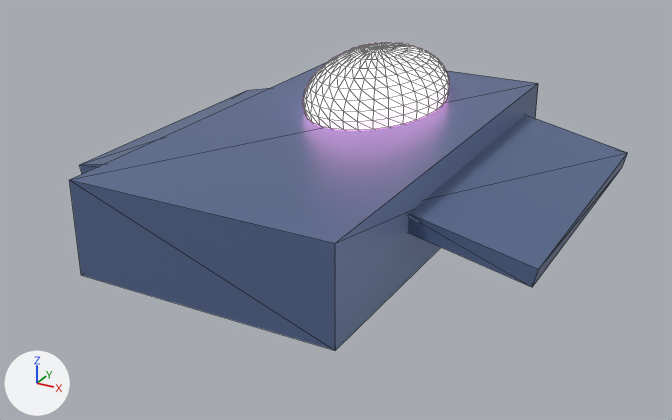
An edit to the glTF model public/game/models/warden_t1.glb, drawn before and after from the same camera.
One viewpoint serves both versions: a 50 mm lens placed at (1.91, -3.49, 1.53), pointed at (0.05, -0.11, -0.16). The axes (+X, +Y, +Z) are drawn at lower left. The lights are the same throughout. Mesh edges are drawn as thin lines. Where no turn or scale is listed for an object, it has been applied to the vertices.
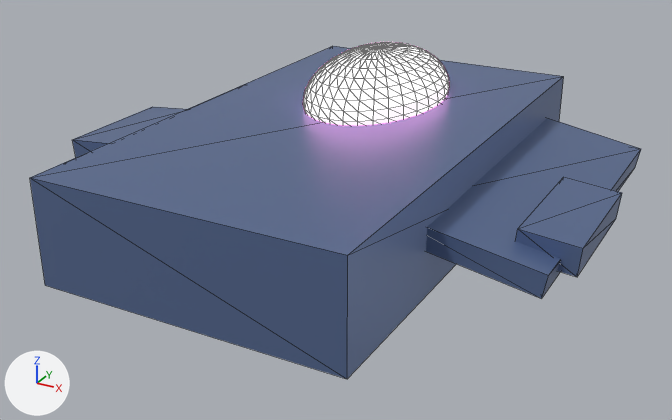
Where the change shows, as pixel boxes (x1, y1, x2, y2) in the pictures (672 x 420 px):
'Cube', rescaled (14% wider, 16% taller): before (69, 62, 538, 350); after (30, 46, 564, 379)
'Cube.001', turned, rescaled: before (408, 115, 628, 287); after (426, 118, 641, 299)
'Cube.004', added (blue): after (515, 177, 622, 277)
'Cube.005', added (blue): after (72, 107, 186, 157)
'Cube.002', unchanged, covered by the edit: before (80, 88, 269, 174)

What changed in the scene script:
```text
Add me_cube_219:
    me_cube_219.from_pydata([(-0.119, -0.3, -0.071), (-0.13, -0.3, 0.049), (-0.119, 0.3, -0.071), (-0.13, 0.3, 0.049), (0.13, -0.3, -0.049), (0.119, -0.3, 0.071), (0.13, 0.3, -0.049), (0.119, 0.3, 0.071)], [], [(0, 1, 3), (0, 3, 2), (2, 3, 7), (2, 7, 6), (6, 7, 5), (6, 5, 4), (4, 5, 1), (4, 1, 0), (2, 6, 4), (2, 4, 0), (7, 3, 1), (7, 1, 5)])
    me_cube_219.materials.append(mat_hull_007)  # blue #6176a0
Add me_cube_218:
    me_cube_218.from_pydata([(-0.13, -0.3, -0.049), (-0.119, -0.3, 0.071), (-0.13, 0.3, -0.049), (-0.119, 0.3, 0.071), (0.119, -0.3, -0.071), (0.13, -0.3, 0.049), (0.119, 0.3, -0.071), (0.13, 0.3, 0.049)], [], [(0, 1, 3), (0, 3, 2), (2, 3, 7), (2, 7, 6), (6, 7, 5), (6, 5, 4), (4, 5, 1), (4, 1, 0), (2, 6, 4), (2, 4, 0), (7, 3, 1), (7, 1, 5)])
    me_cube_218.materials.append(mat_hull_007)  # blue #6176a0
Change ob_cube:
    ob_cube.scale: (1.16, 2.16, 0.41) -> (1.36, 2.36, 0.46)
Change ob_cube_001:
    ob_cube_001.rotation_euler: (0.0, 0.209, 0.0) -> (0.0, 0.175, 0.0)  # degrees (0, 12, 0) -> degrees (0, 10, 0)
    ob_cube_001.scale: (0.6, 1.4, 0.08) -> (0.7, 1.5, 0.1)
Add ob_cube_005:
    ob_cube_005 = bpy.data.objects.new('Cube.005', me_cube_219)
    ob_cube_005.location = (-1.1, -0.1, 0.0)
Add ob_cube_004:
    ob_cube_004 = bpy.data.objects.new('Cube.004', me_cube_218)
    ob_cube_004.location = (1.1, -0.1, 0.0)
```
